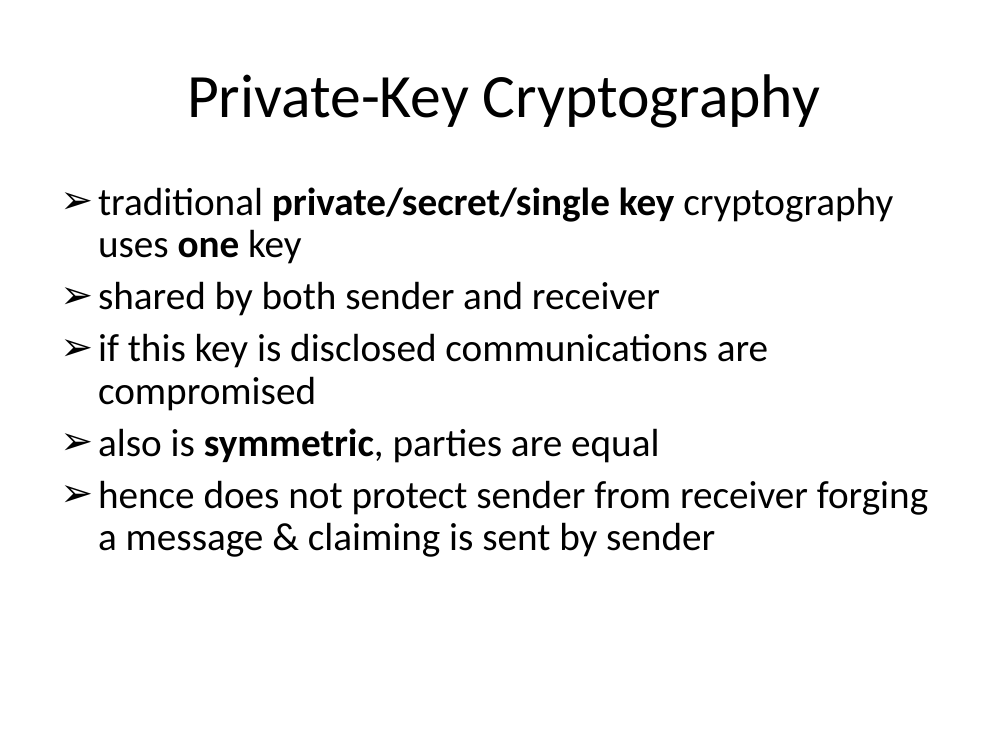
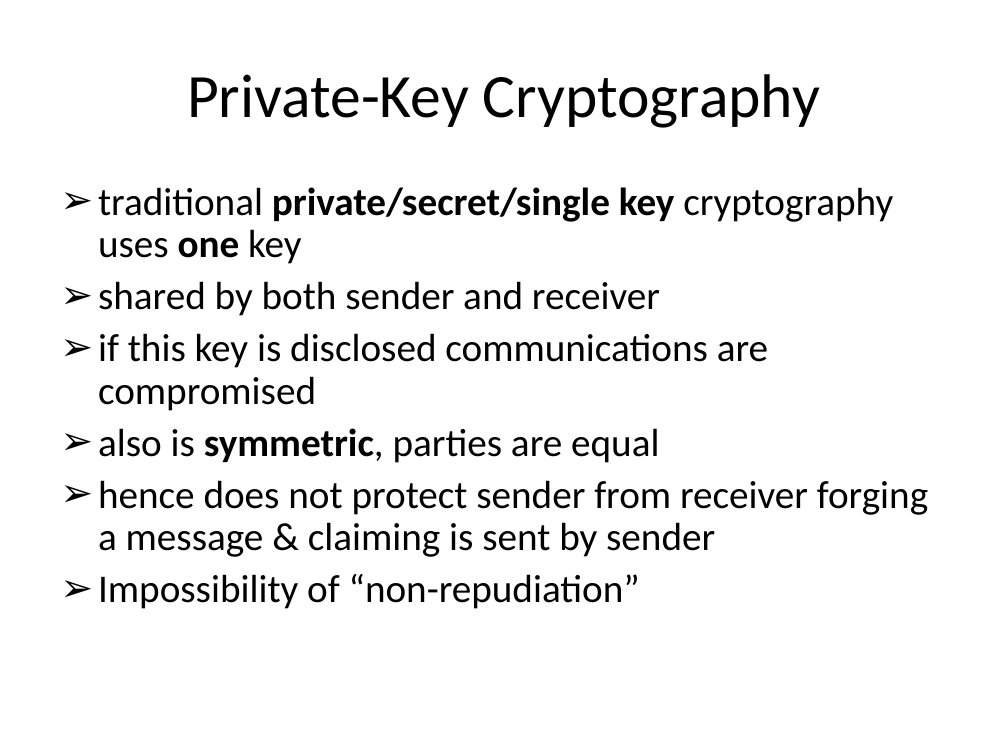
Before and after one commit to DeMaCS-UNICAL/NetworkSecurity, a slide deck: slide 3 of slides/ch09-Asymmetric-and-DH.ppt. Drawn at 1008x756 pixels with LibreOffice and Linux fonts; fonts in the diff are those of the drawing. Boxes give left, top, right and bottom in pixels: in the first picture for what was removed or moved away, otherwise in the second. Text is boxed around its words. In the diff, an @@ line names an element or a change of style, - is before the commit and + after.

```diff
--- a/slides/ch09-Asymmetric-and-DH.ppt
+++ b/slides/ch09-Asymmetric-and-DH.ppt
@@ text at [98, 574, 640, 609]: paragraph added @@
+➢ Impossibility of “non-repudiation”
```
Also in this commit, not shown: 3 other slides changed, 3 slides added, 2 other files.
